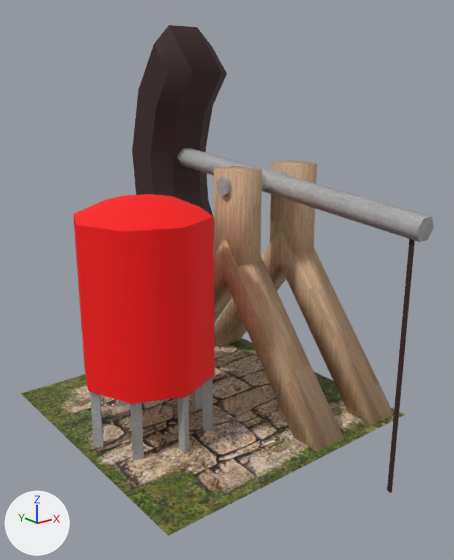
The OBJ model assets/models/mine-factory-02.obj: old version first, new version second.
Camera for both pictures: a 50 mm lens placed at (-2.46, -3.31, 2.24), pointed at (0.11, -0.09, 0.95). The lights are fixed; the arrows at lower left show +X, +Y and +Z. Where no turn or scale is listed for an object, it has been applied to the vertices. Vertices at the same position are counted once.

In view in the first picture: 'mine-factory-02'.
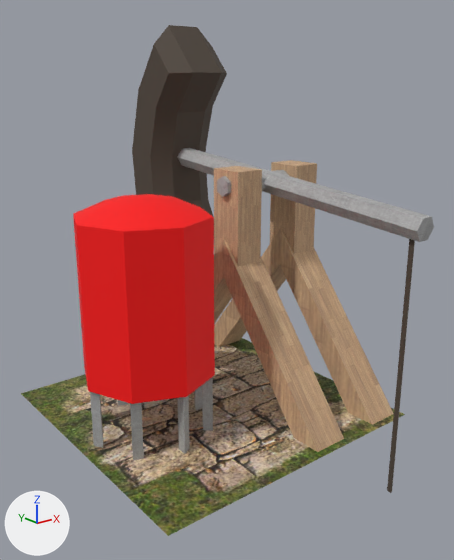
The edits, one by one:
Material 'rubber' (mat_rubber) changes colour from brown #382222 to brown #4f453b; in linear values from (0.0392, 0.0157, 0.0157) to (0.0784, 0.0588, 0.0431).
me_mine_factory_02 has 218 vertices, 228 faces and spans x -1.0..1.0, y -1.31..1.49, z -0.3..2.66.
me_mine_factory_02 is used by ob_mine_factory_02; location (0.0, 0.0, 0.0).
me_mine_factory_02 part 1: its shading normals changed.

What differs and where, as boxes [x1, y1, x2, y2] in the pictures (454 x 560 px):
'mine-factory-02', recoloured, shading changed: [123, 25, 421, 493] in both
